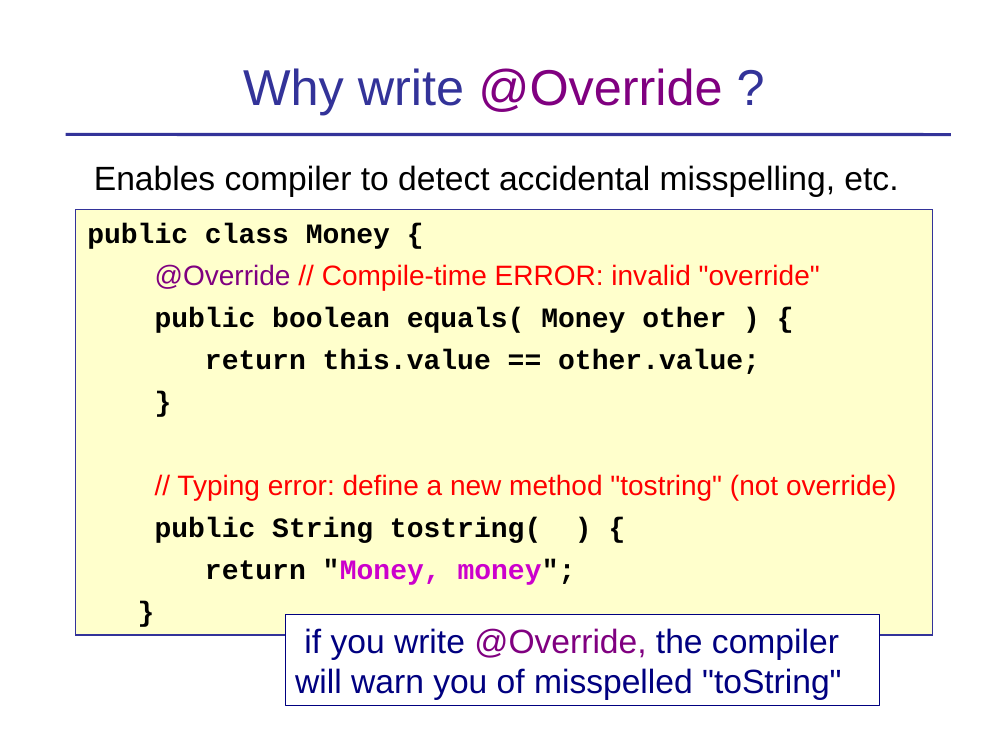
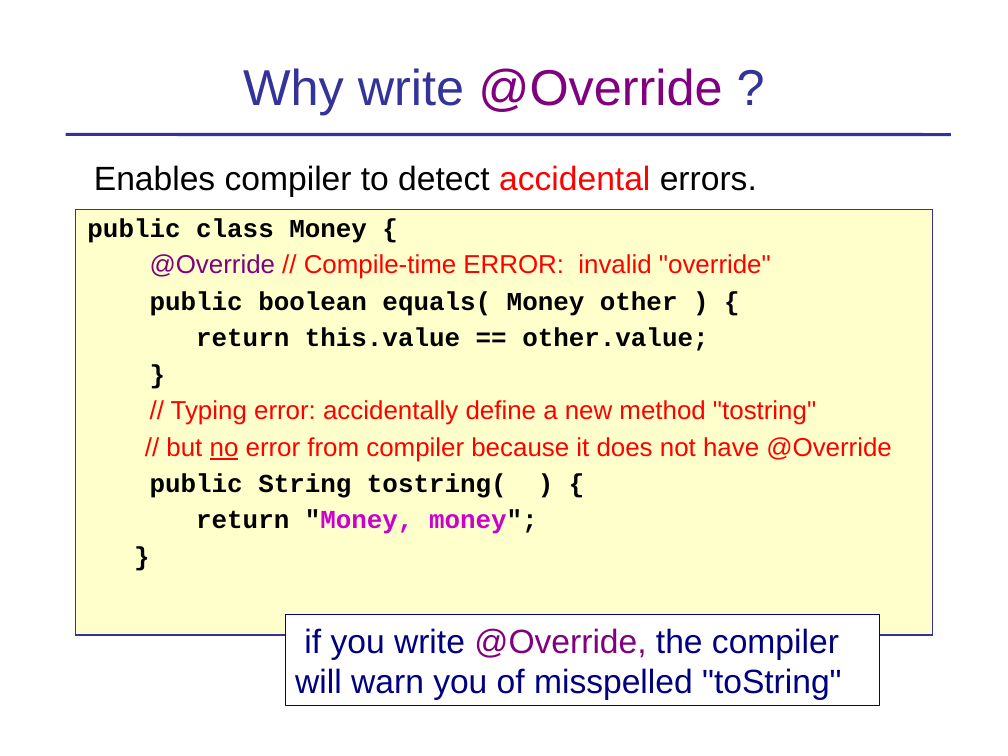
Before and after one commit to skeoop/skeoop.github.io, a slide deck: slide 32 of oop/Inheritance-Basics.ppt (slide 33 before the commit). Drawn at 1008x756 pixels with LibreOffice and Linux fonts; fonts in the diff are those of the drawing. Boxes give left, top, right and bottom in pixels: in the first picture for what was removed or moved away, otherwise in the second. Text is boxed around its words. In the diff, an @@ line names an element or a change of style, - is before the commit and + after.

```diff
--- a/oop/Inheritance-Basics.ppt
+++ b/oop/Inheritance-Basics.ppt
@@ text at (94, 165, 757, 197): text changed @@
-Enables compiler to detect accidental misspelling, etc.
+Enables compiler to detect accidental errors.
@@ text at (87, 218, 771, 534): size 20 to 18.5 pt in "public class Money {", "@Override // Compile-time ERROR: invalid "override"", "public boolean equals( Money other ) {", "return this.value == other.value;" and 4 more places; line spacing 1 to 0.9 @@
@@ text at (166, 400, 892, 462): text changed; size 20 to 18.5 pt @@
-// Typing error: define a new method "tostring" (not override)
+// Typing error: accidentally define a new method "tostring"
+// but no error from compiler because it does not have @Override
```
Also in this commit, not shown: 25 other slides changed, 1 slide added, 4 slides removed, 5 other files.
